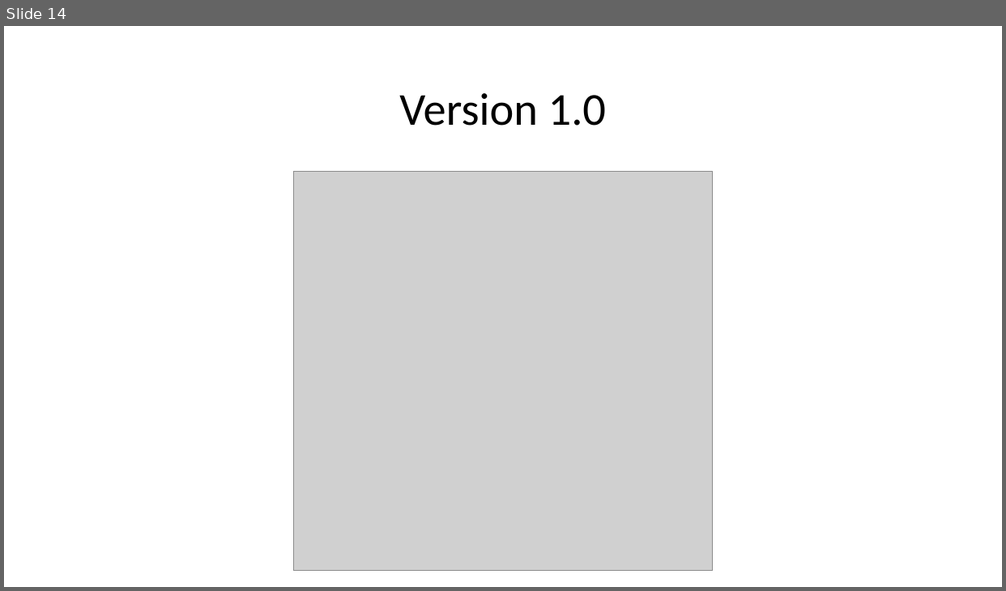
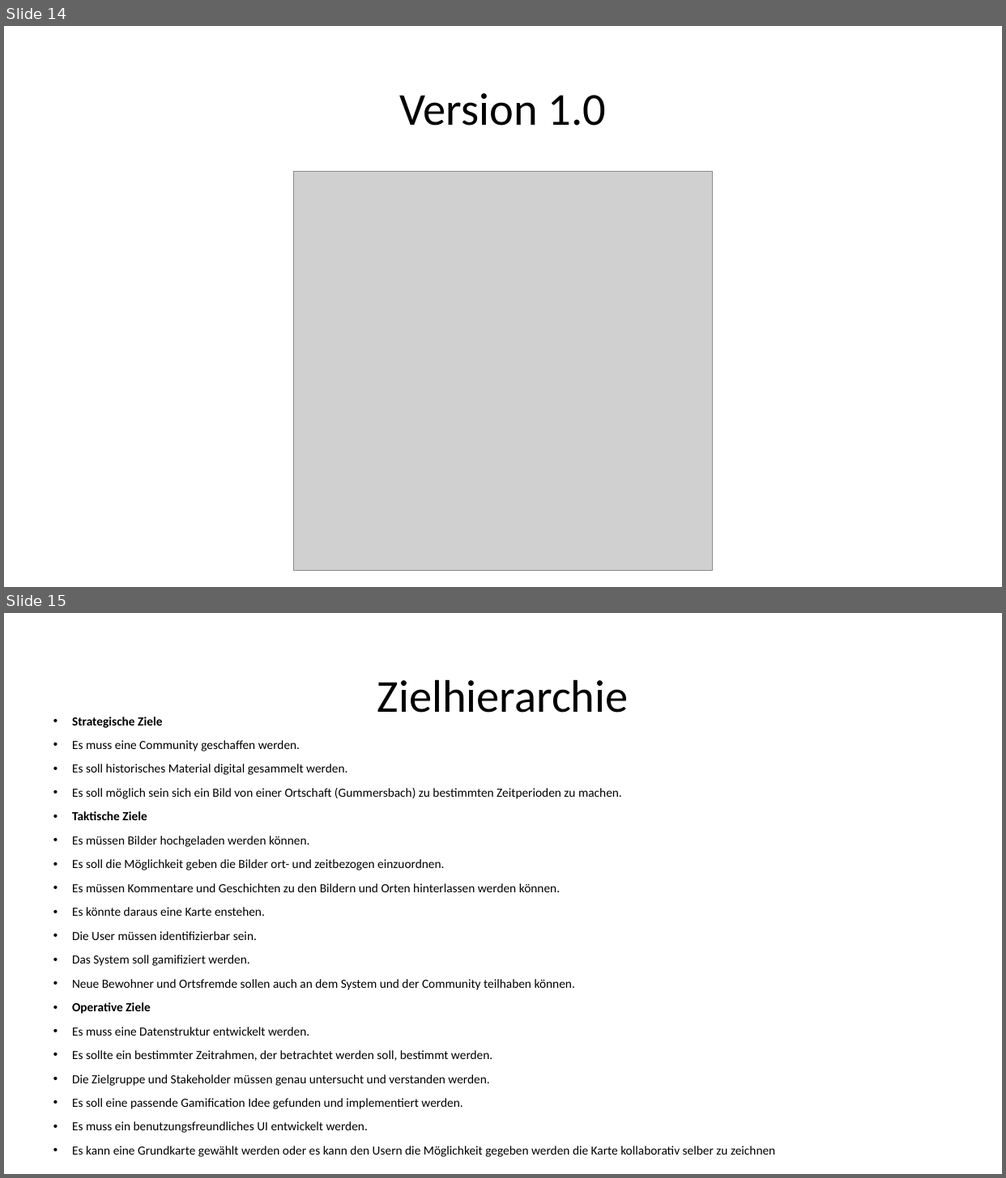
Before and after one commit to sebastiankoch10/EPWS2223HausenKochZimmer, a slide deck: EPWS2223HausenKochZimmer Audit 1.pptx. Shown one above the other, each under a label of ours: slide 14 before the commit, slides 14 and 15 after it. The pictures are 1006x591 and 1006x1178 pixels, drawn with LibreOffice and Linux fonts; fonts in the diff are those of the drawing; grey boxes stand for pictures. Boxes give left, top, right and bottom in pixels: in the first picture for what was removed or moved away, otherwise in the second. Text is boxed around its words. In the diff, an @@ line names an element or a change of style, - is before the commit and + after.

Commit message:
Update EPWS2223HausenKochZimmer Audit 1.pptx
add Folien Zielhierarchie u. Alleinstellungsmerkmale sowie Kommentare DM 1.0

```diff
--- a/EPWS2223HausenKochZimmer Audit 1.pptx
+++ b/EPWS2223HausenKochZimmer Audit 1.pptx
@@ slide 15 added at (4, 613, 1002, 1174), background #FFFFFF @@
@@ title added at (377, 679, 629, 713), 44 pt, text #000000 @@
+Zielhierarchie
@@ text added at (72, 717, 775, 1157), 12 pt, text #000000 @@
+• Strategische Ziele
+• Es muss eine Community geschaffen werden.
+• Es soll historisches Material digital gesammelt werden.
+• Es soll möglich sein sich ein Bild von einer Ortschaft (Gummersbach) zu bestimmten Zeitperioden zu machen.
+• Taktische Ziele
+• Es müssen Bilder hochgeladen werden können.
+• Es soll die Möglichkeit geben die Bilder ort- und zeitbezogen einzuordnen.
+• Es müssen Kommentare und Geschichten zu den Bildern und Orten hinterlassen werden können.
+• Es könnte daraus eine Karte enstehen.
+• Die User müssen identifizierbar sein.
+• Das System soll gamifiziert werden.
+• Neue Bewohner und Ortsfremde sollen auch an dem System und der Community teilhaben können.
+• Operative Ziele
+• Es muss eine Datenstruktur entwickelt werden.
+• Es sollte ein bestimmter Zeitrahmen, der betrachtet werden soll, bestimmt werden.
+• Die Zielgruppe und Stakeholder müssen genau untersucht und verstanden werden.
+• Es soll eine passende Gamification Idee gefunden und implementiert werden.
+• Es muss ein benutzungsfreundliches UI entwickelt werden.
+• Es kann eine Grundkarte gewählt werden oder es kann den Usern die Möglichkeit gegeben werden die Karte kollaborativ selber zu zeichnen
```
Also in this commit, not shown: 1 other slide added.
